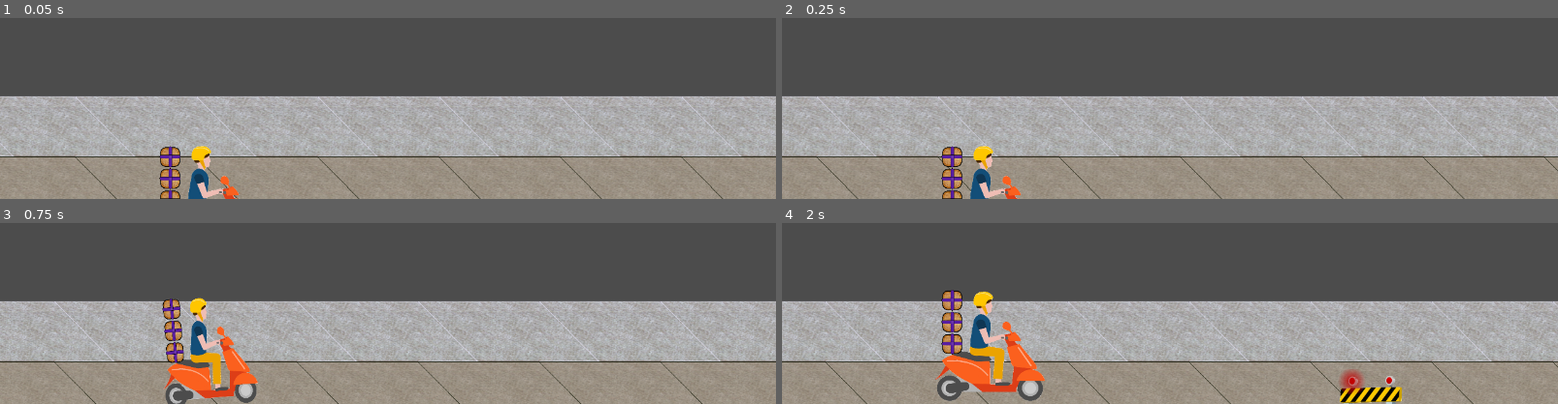
Above: before the commit, frames 1-4 (two rows, left to right).
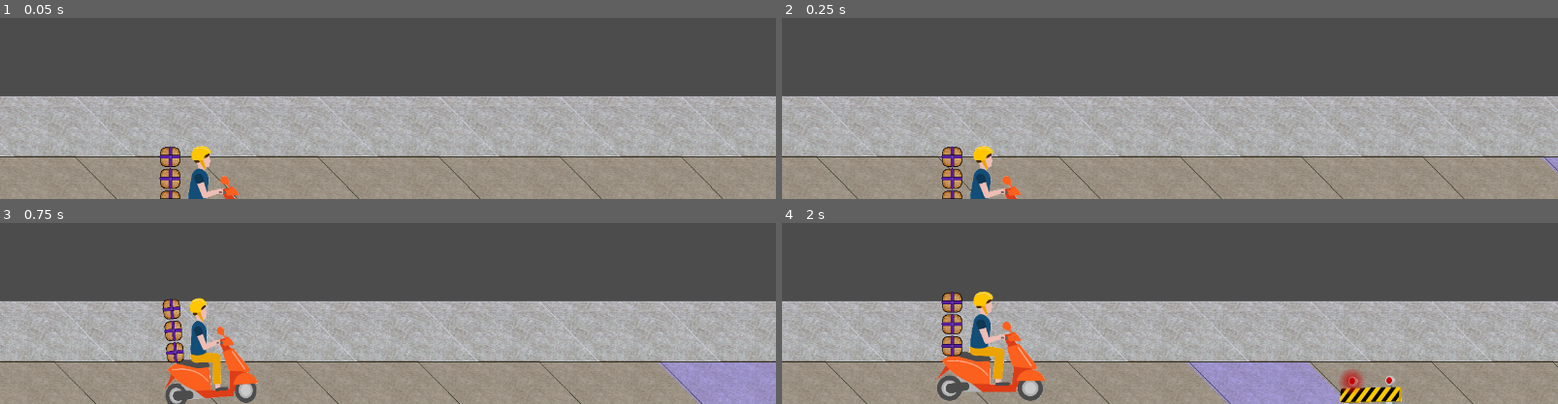
Above: after the commit, the same moments.

Repository: Anatolij-Grigorjev/MopedRebelGO
Game: Godot game, scene res://stages/test/test_stage.tscn
The game is run twice, just before and just after one commit, with the same random seed, the same clock (stepped at 60 frames per second) and the same inputs.
Inputs:
- Up to frame 1 (0.05 s): no input
- Up to frame 2 (0.25 s): no input
- Up to frame 3 (0.75 s): hold W (swerve_up) from 0.53 s (still down)
- Up to frame 4 (2 s): release W (swerve_up) at 1.28 s; hold S (swerve_down) from 1.28 s (still down)

Frame 1 is identical in both runs. In frame 2, 0.1% of the frame differs, in the area x 97-100%, y 77-87%; in frame 3, 2.9%; in frame 4, 4.2%, in the area x 20-74%, y 36-100%.
Error in both runs: Invalid get index '-1' (on base: 'Array'). (res://utils/logger.gd:103)

Commit message:
add nonregulation track travel functionality

Diff:
--- a/game/rebel/delivery_package.tscn
+++ b/game/rebel/delivery_package.tscn
@@ -71,7 +71,7 @@
 [node name="AnimatedSprite" type="AnimatedSprite" parent="."]
 position = Vector2( 0, -5 )
 frames = SubResource( 2 )
-frame = 3
+frame = 1
 playing = true
 
 [node name="AnimationPlayer" type="AnimationPlayer" parent="."]
--- a/game/stages/non_regulation_track.gd
+++ b/game/stages/non_regulation_track.gd
@@ -7,7 +7,47 @@
 The light under this track segment changes color
 based on moped presence on that part of track
 """
+var Logger : Resource = preload("res://utils/logger.gd")
 
 
-func _ready():
-	pass # Replace with function body.
+signal moped_traveled(distance)
+
+export(Color) var track_regular_shine : Color = Color.blue
+export(Color) var track_moped_shine : Color = Color.green
+
+onready var LOG: Logger = Logger.new(self)
+onready var lights_nodes : Array = $Lights.get_children()
+onready var area: Area2D = $Area2D
+
+
+var _moped_enter_position : Vector2 = Vector2.ZERO
+
+func _ready() -> void:
+	_change_track_lights_to(track_regular_shine)
+	area.connect("body_entered", self, "_on_body_entered")
+	area.connect("body_exited", self, "_on_body_exited")
+
+
+func _on_body_entered(body: PhysicsBody2D) -> void:
+	var moped_rebel := body as MopedRebel
+	if (moped_rebel):
+		_moped_enter_position = moped_rebel.global_position
+		_change_track_lights_to(track_moped_shine)
+	pass
+
+
+func _on_body_exited(body: PhysicsBody2D) -> void:
+	var moped_rebel := body as MopedRebel
+	if (moped_rebel):
+		if (_moped_enter_position):
+			var travel_distance : float = moped_rebel.global_position.x - _moped_enter_position.x
+			emit_signal("moped_traveled", travel_distance)
+			LOG.info("moped traveled {}px on this track", [travel_distance])
+			_change_track_lights_to(track_regular_shine)
+			_moped_enter_position = Vector2.ZERO
+	pass
+
+
+func _change_track_lights_to(new_lights_color: Color) -> void:
+	for light in lights_nodes:
+		(light as Light2D).color = new_lights_color
--- a/game/stages/non_regulation_track1.tscn
+++ b/game/stages/non_regulation_track1.tscn
@@ -1,21 +1,13 @@
-[gd_scene load_steps=4 format=2]
+[gd_scene load_steps=3 format=2]
 
-[ext_resource path="res://stages/non_regulation_track.gd" type="Script" id=1]
-[ext_resource path="res://stages/tile_light_texture.png" type="Texture" id=2]
+[ext_resource path="res://stages/non_regulation_track_base.tscn" type="PackedScene" id=1]
 
 [sub_resource type="RectangleShape2D" id=1]
-extents = Vector2( 150, 50 )
+extents = Vector2( 100, 50 )
 
-[node name="NonRegulationTrack1" type="Node2D"]
-script = ExtResource( 1 )
+[node name="NonRegulationTrack1" index="0" instance=ExtResource( 1 )]
 
-[node name="Area2D" type="Area2D" parent="."]
+[node name="Area2D" type="Area2D" parent="." index="1"]
 
-[node name="CollisionShape2D" type="CollisionShape2D" parent="Area2D"]
+[node name="CollisionShape2D" type="CollisionShape2D" parent="Area2D" index="0"]
 shape = SubResource( 1 )
-
-[node name="Lights" type="Node2D" parent="."]
-
-[node name="Tile1" type="Light2D" parent="Lights"]
-texture = ExtResource( 2 )
-color = Color( 1, 1, 1, 0.501961 )
--- /dev/null
+++ b/game/stages/non_regulation_track2.tscn
@@ -0,0 +1,20 @@
+[gd_scene load_steps=4 format=2]
+
+[ext_resource path="res://stages/non_regulation_track_base.tscn" type="PackedScene" id=1]
+[ext_resource path="res://stages/tile_light_texture.png" type="Texture" id=2]
+
+[sub_resource type="RectangleShape2D" id=1]
+extents = Vector2( 200, 50 )
+
+[node name="NonRegulationTrack2" instance=ExtResource( 1 )]
+position = Vector2( -100, 0 )
+
+[node name="Tile2" type="Light2D" parent="Lights" index="1"]
+position = Vector2( 200, 0 )
+texture = ExtResource( 2 )
+
+[node name="Area2D" type="Area2D" parent="." index="1"]
+position = Vector2( 100, 0 )
+
+[node name="CollisionShape2D" type="CollisionShape2D" parent="Area2D" index="0"]
+shape = SubResource( 1 )
--- /dev/null
+++ b/game/stages/non_regulation_track3.tscn
@@ -0,0 +1,24 @@
+[gd_scene load_steps=4 format=2]
+
+[ext_resource path="res://stages/non_regulation_track_base.tscn" type="PackedScene" id=1]
+[ext_resource path="res://stages/tile_light_texture.png" type="Texture" id=2]
+
+[sub_resource type="RectangleShape2D" id=1]
+extents = Vector2( 300, 50 )
+
+[node name="NonRegulationTrack3" instance=ExtResource( 1 )]
+position = Vector2( -200, 0 )
+
+[node name="Tile2" type="Light2D" parent="Lights" index="1"]
+position = Vector2( 200, 0 )
+texture = ExtResource( 2 )
+
+[node name="Tile3" type="Light2D" parent="Lights" index="2"]
+position = Vector2( 400, 0 )
+texture = ExtResource( 2 )
+
+[node name="Area2D" type="Area2D" parent="." index="1"]
+position = Vector2( 200, 0 )
+
+[node name="CollisionShape2D" type="CollisionShape2D" parent="Area2D" index="0"]
+shape = SubResource( 1 )
--- /dev/null
+++ b/game/stages/non_regulation_track_base.tscn
@@ -0,0 +1,14 @@
+[gd_scene load_steps=3 format=2]
+
+[ext_resource path="res://stages/non_regulation_track.gd" type="Script" id=1]
+[ext_resource path="res://stages/tile_light_texture.png" type="Texture" id=2]
+
+[node name="NonRegulationTrackBase" type="Node2D"]
+script = ExtResource( 1 )
+track_regular_shine = Color( 0, 0, 1, 0.501961 )
+track_moped_shine = Color( 0, 1, 0, 0.501961 )
+
+[node name="Lights" type="Node2D" parent="."]
+
+[node name="Tile1" type="Light2D" parent="Lights"]
+texture = ExtResource( 2 )
--- a/game/stages/test/test_stage.tscn
+++ b/game/stages/test/test_stage.tscn
@@ -1,9 +1,12 @@
-[gd_scene load_steps=5 format=2]
+[gd_scene load_steps=8 format=2]
 
 [ext_resource path="res://stages/stage_control.gd" type="Script" id=1]
 [ext_resource path="res://stages/tiles/diag_brown_white_metal.tres" type="TileSet" id=2]
 [ext_resource path="res://rebel/moped_rebel.tscn" type="PackedScene" id=3]
 [ext_resource path="res://obstacles/roadblocks/tall/tall_roadblock.tscn" type="PackedScene" id=4]
+[ext_resource path="res://stages/non_regulation_track1.tscn" type="PackedScene" id=5]
+[ext_resource path="res://stages/non_regulation_track2.tscn" type="PackedScene" id=6]
+[ext_resource path="res://stages/non_regulation_track3.tscn" type="PackedScene" id=7]
 
 [node name="TestStage" type="Node2D"]
 script = ExtResource( 1 )
@@ -20,3 +23,21 @@
 [node name="TallRoadblock" parent="." instance=ExtResource( 4 )]
 position = Vector2( 1300, 62 )
 scale = Vector2( 0.5, 0.5 )
+
+[node name="NonRegulationTrack1" parent="." instance=ExtResource( 5 )]
+position = Vector2( 753.979, 45.7332 )
+
+[node name="NonRegulationTrack2" parent="." instance=ExtResource( 5 )]
+position = Vector2( 1145.8, -49.4413 )
+
+[node name="NonRegulationTrack3" parent="." instance=ExtResource( 6 )]
+position = Vector2( 1747.87, 46.9692 )
+
+[node name="NonRegulationTrack4" parent="." instance=ExtResource( 6 )]
+position = Vector2( 2351.05, 48.2052 )
+
+[node name="NonRegulationTrack5" parent="." instance=ExtResource( 7 )]
+position = Vector2( 3136.05, -51.9134 )
+
+[node name="NonRegulationTrack6" parent="." instance=ExtResource( 7 )]
+position = Vector2( 3949.36, 50.6773 )
